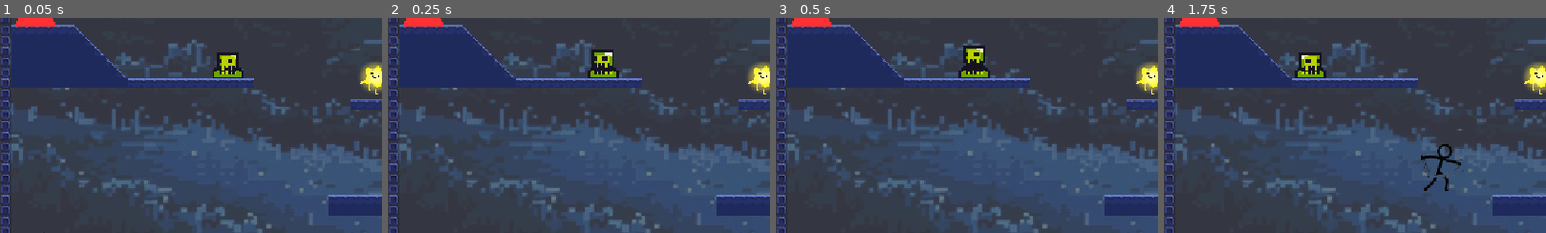
Above: before the commit, frames 1-4 (left to right).
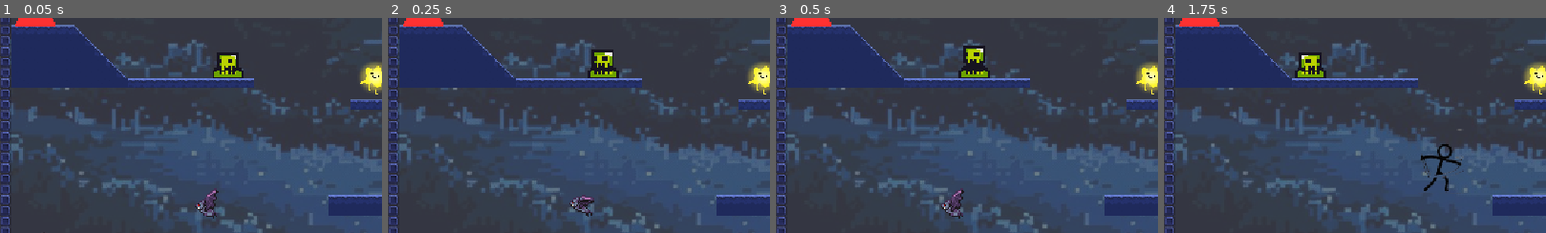
Above: after the commit, the same moments.

Repository: insertnewusername/moon-stealer
Game: Godot game, scene res://level1.tscn
Two runs of this game, one before a commit and one after it. Both use one fixed random seed, a clock stepped at 60 frames per second and the inputs below. Sound files missing from this copy of the repository are replaced by a short silence.
Inputs (mouse positions are % of the whole screen's width and height, from its top left):
- Up to frame 1 (0.05 s): no input
- Up to frame 2 (0.25 s): no input
- Up to frame 3 (0.5 s): no input
- Up to frame 4 (1.75 s): tap Enter (ui_accept) at 0.5, 0.77, 1.52 s; move the mouse to (72, 45) at 0.52 s; hold Right (ui_right) from 0.53 s (still down); tap Space (attack) at 0.6 s; click (72, 45) at 0.67 s; move the mouse to (30, 55) at 1.27 s; tap Alt at 1.35 s
The pictures show only the part of the screen within x 0-50%, y 34-84%; the shares and areas given below are measured in that part.

The runs differ from the first frame. In frame 1, 0.3% of the frame differs, in the area x 51-58%, y 80-94%; in frame 2, 0.3%; in frame 3, 0.3%, in the area x 43-50%, y 80-94%; in frame 4, nothing differs.

Commit message:
one bat and logic

Diff:
--- a/level1.tscn
+++ b/level1.tscn
@@ -39,6 +39,7 @@
 [ext_resource type="PackedScene" uid="uid://dv3wohrumkbux" path="res://sprites/enemy1.tscn" id="36_xhed0"]
 [ext_resource type="PackedScene" uid="uid://crar2bsgcerev" path="res://sprites/jumppad.tscn" id="37_6tyme"]
 [ext_resource type="Script" uid="uid://ytxwuh16vmoi" path="res://scripts/launchpad.gd" id="38_ktasi"]
+[ext_resource type="PackedScene" uid="uid://swc2ioqi43je" path="res://sprites/bat.tscn" id="40_bi6q3"]
 
 [sub_resource type="TileSetAtlasSource" id="TileSetAtlasSource_bi6q3"]
 texture = ExtResource("4_hxcog")
@@ -1774,7 +1775,7 @@
 layer_1/enabled = false
 
 [node name="TileMapLayer" type="TileMapLayer" parent="TileMap" unique_id=941097287]
-tile_map_data = PackedByteArray("AAAKAC4AIgAAAAAAAAALAC4AIgA …(5264 unchanged characters)… AAAAAAAAKAP7/JgAAAAAAAAALAP7/JgAAAAAAAAA=")
+tile_map_data = PackedByteArray("AAAKAC4AIgAAAAAAAAALAC4AIgA …(5264 unchanged characters)… AAAAAAAAKAP7/JgAAAAAAAAALAP7/JgAAAAAAAAAMAP7/JgAAAAAAAAANAP7/JgAAAAAAAAAOAP7/JgAAAAAAAAA=")
 tile_set = SubResource("TileSet_v38iq")
 
 [node name="stars" type="Node2D" parent="." unique_id=591725135]
@@ -1840,5 +1841,9 @@
 position = Vector2(995.875, 311)
 shape = SubResource("RectangleShape2D_2cjx3")
 
+[node name="bat" parent="." unique_id=567726260 instance=ExtResource("40_bi6q3")]
+position = Vector2(272, 694)
+scale = Vector2(2.12, 2.12)
+
 [connection signal="finished" from="AudioStreamPlayer" to="." method="_on_audio_stream_player_finished"]
 [connection signal="body_entered" from="lavaaa" to="." method="_on_lavaaa_body_entered"]
--- /dev/null
+++ b/sprites/bat.tscn
@@ -0,0 +1,83 @@
+[gd_scene format=3 uid="uid://swc2ioqi43je"]
+
+[ext_resource type="Script" uid="uid://b0maawe0ouje4" path="res://scripts/enemy_1.gd" id="1_isbuo"]
+[ext_resource type="Texture2D" uid="uid://bpgnie7nxo12r" path="res://assets/slime_green.png" id="2_wn7jn"]
+[ext_resource type="Texture2D" uid="uid://b6kdy0ja3twhs" path="res://assets/bat.png" id="3_bbl2l"]
+
+[sub_resource type="AtlasTexture" id="AtlasTexture_eu05t"]
+atlas = ExtResource("2_wn7jn")
+region = Rect2(0, 48, 24, 24)
+
+[sub_resource type="AtlasTexture" id="AtlasTexture_uxj83"]
+atlas = ExtResource("2_wn7jn")
+region = Rect2(24, 48, 24, 24)
+
+[sub_resource type="AtlasTexture" id="AtlasTexture_qctpr"]
+atlas = ExtResource("2_wn7jn")
+region = Rect2(48, 48, 24, 24)
+
+[sub_resource type="AtlasTexture" id="AtlasTexture_cascd"]
+atlas = ExtResource("3_bbl2l")
+region = Rect2(32, 0, 32, 32)
+
+[sub_resource type="AtlasTexture" id="AtlasTexture_suk83"]
+atlas = ExtResource("3_bbl2l")
+region = Rect2(64, 0, 32, 32)
+
+[sub_resource type="AtlasTexture" id="AtlasTexture_34uq3"]
+atlas = ExtResource("3_bbl2l")
+region = Rect2(96, 0, 32, 32)
+
+[sub_resource type="SpriteFrames" id="SpriteFrames_ct1b3"]
+animations = [{
+"frames": [{
+"duration": 1.0,
+"texture": SubResource("AtlasTexture_eu05t")
+}, {
+"duration": 1.0,
+"texture": SubResource("AtlasTexture_uxj83")
+}, {
+"duration": 1.0,
+"texture": SubResource("AtlasTexture_qctpr")
+}],
+"loop": true,
+"name": &"ded",
+"speed": 5.0
+}, {
+"frames": [{
+"duration": 1.0,
+"texture": SubResource("AtlasTexture_cascd")
+}, {
+"duration": 1.0,
+"texture": SubResource("AtlasTexture_suk83")
+}, {
+"duration": 1.0,
+"texture": SubResource("AtlasTexture_34uq3")
+}],
+"loop": true,
+"name": &"default",
+"speed": 5.0
+}]
+
+[sub_resource type="RectangleShape2D" id="RectangleShape2D_pj218"]
+size = Vector2(21, 19)
+
+[node name="bat" type="Area2D" unique_id=1009171813]
+script = ExtResource("1_isbuo")
+
+[node name="AnimatedSprite2D" type="AnimatedSprite2D" parent="." unique_id=806686162]
+texture_filter = 1
+sprite_frames = SubResource("SpriteFrames_ct1b3")
+autoplay = "default"
+frame_progress = 0.6537568
+
+[node name="CollisionShape2D" type="CollisionShape2D" parent="." unique_id=694895554]
+position = Vector2(2.5, -2.5)
+shape = SubResource("RectangleShape2D_pj218")
+
+[node name="Timer" type="Timer" parent="." unique_id=1820767372]
+wait_time = 1.5
+autostart = true
+
+[connection signal="body_entered" from="." to="." method="_on_body_entered"]
+[connection signal="timeout" from="Timer" to="." method="_on_timer_timeout"]
--- a/sprites/enemy1.tscn
+++ b/sprites/enemy1.tscn
@@ -66,7 +66,7 @@
 }]
 
 [sub_resource type="RectangleShape2D" id="RectangleShape2D_pj218"]
-size = Vector2(14, 12)
+size = Vector2(21, 19)
 
 [node name="bug1" type="Area2D" unique_id=1009171813]
 script = ExtResource("1_eu05t")
Binary file added: assets/bat.png
Not shown, added: assets/bat.png.import
